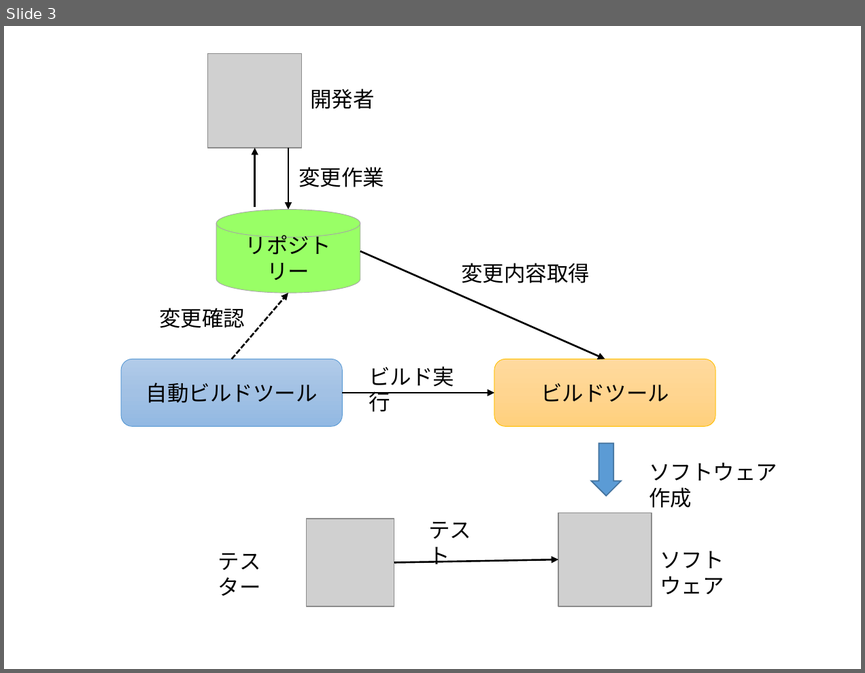
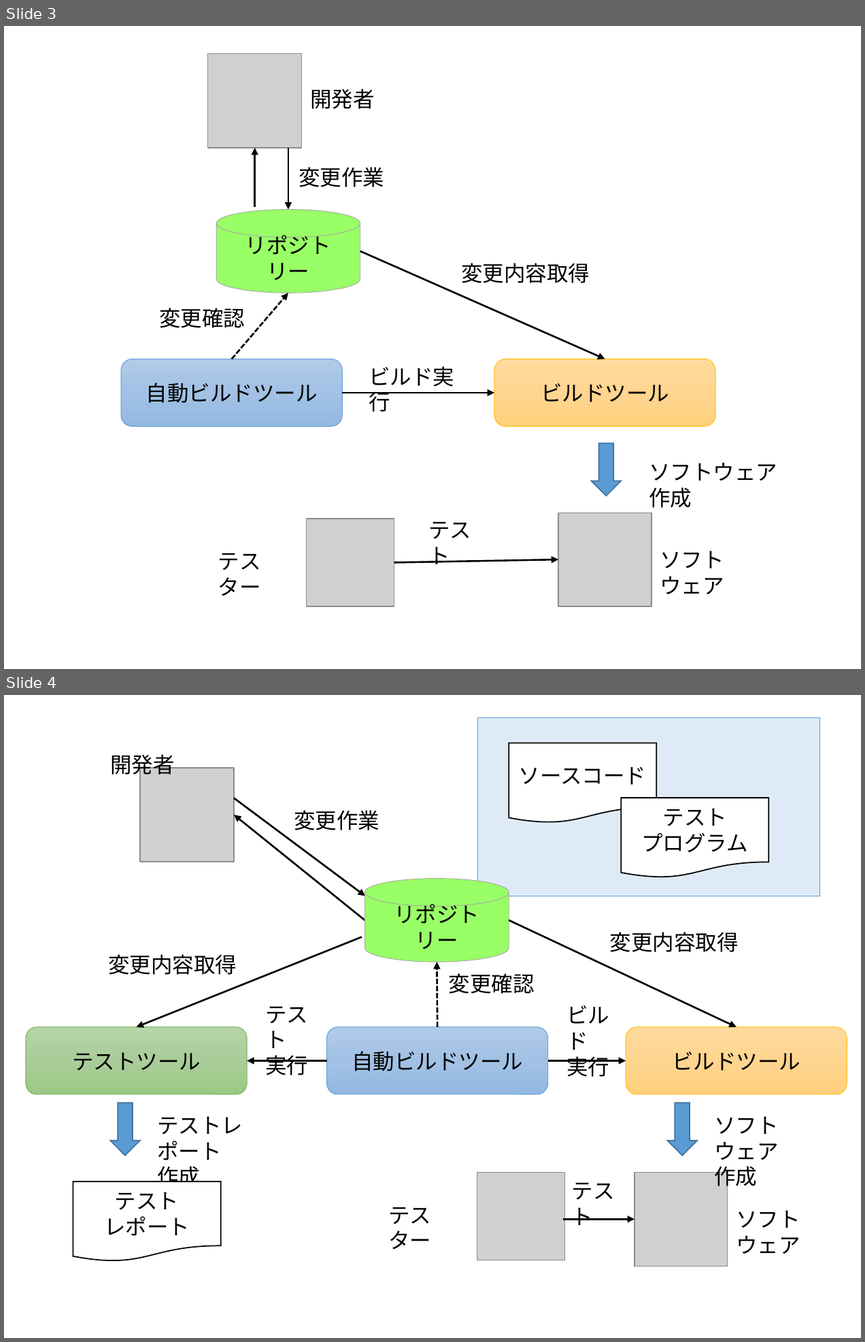
Before and after one commit to masaru-b-cl/introduction-to-vcs, a slide deck: pptx/chapter-7.pptx. Shown one above the other, each under a label of ours: slide 3 before the commit, slides 3 and 4 after it. The pictures are 865x673 and 865x1342 pixels, drawn with LibreOffice and Linux fonts; fonts in the diff are those of the drawing; grey boxes stand for pictures. Boxes give left, top, right and bottom in pixels: in the first picture for what was removed or moved away, otherwise in the second. Text is boxed around its words. In the diff, an @@ line names an element or a change of style, - is before the commit and + after.

```diff
--- a/pptx/chapter-7.pptx
+++ b/pptx/chapter-7.pptx
@@ slide 4 added at box(4, 695, 861, 1338), background #FFFFFF @@
@@ rectangle added at box(478, 718, 820, 896), fill #DEEBF7, outline #5B9BD5 0.5 pt @@
@@ text added at box(110, 754, 174, 779), 18 pt, text #000000 @@
+開発者
@@ flow chart document added at box(509, 743, 656, 823), fill #FFFFFF, outline #000000 1 pt, 18 pt, text #000000 @@
+ソースコード
@@ picture added at box(140, 768, 235, 862) @@
@@ arrow added from (234, 798) to (364, 896), #000000 1.5 pt @@
@@ arrow added from (364, 920) to (234, 815), #000000 1.5 pt @@
@@ text added at box(294, 810, 379, 830), 18 pt, text #000000 @@
+変更作業
@@ flow chart document added at box(621, 798, 768, 877), fill #FFFFFF, outline #000000 1 pt, 18 pt, text #000000 @@
+テスト
+プログラム
@@ cylinder added at box(364, 879, 509, 962), fill #99FF66, outline #A5A5A5 0.5 pt, 18 pt, text #000000 @@
+リポジトリー
@@ arrow added from (362, 936) to (136, 1027), #000000 1.5 pt @@
@@ arrow added from (509, 920) to (736, 1027), #000000 1.5 pt @@
@@ text added at box(610, 932, 738, 952), 18 pt, text #000000 @@
+変更内容取得
@@ text added at box(108, 954, 237, 974), 18 pt, text #000000 @@
+変更内容取得
@@ arrow added from (438, 1027) to (436, 962), #000000 1.5 pt dashed @@
@@ text added at box(449, 973, 534, 994), 18 pt, text #000000 @@
+変更確認
@@ text added at box(265, 1006, 308, 1075), 18 pt, text #000000 @@
+テスト
+実行
@@ text added at box(566, 1005, 609, 1076), 18 pt, text #000000 @@
+ビルド
+実行
@@ rounded rectangle added at box(26, 1027, 247, 1094), fill gradient #B5D5A7 to #AACE9A to #9CC987, outline #70AD47 0.5 pt, 18 pt, text #000000 @@
+テストツール
@@ rounded rectangle added at box(327, 1027, 548, 1094), fill gradient #B1CBE9 to #A3C1E5 to #93B9E4, outline #5B9BD5 0.5 pt, 18 pt, text #000000 @@
+自動ビルドツール
@@ rounded rectangle added at box(626, 1027, 847, 1094), fill gradient #FFDB9E to #FFD590 to #FFD07C, outline #FFC000 0.5 pt, 18 pt, text #000000 @@
+ビルドツール
@@ arrow added from (327, 1061) to (247, 1061), #000000 1.5 pt @@
@@ arrow added from (548, 1061) to (626, 1061), #000000 1.5 pt @@
@@ down arrow added at box(110, 1103, 140, 1155), fill #5B9BD5, outline #43739E 1 pt @@
@@ text added at box(157, 1116, 243, 1182), 18 pt, text #000000 @@
+テストレポート
+作成
@@ down arrow added at box(667, 1103, 697, 1155), fill #5B9BD5, outline #43739E 1 pt @@
@@ text added at box(714, 1116, 778, 1190), 18 pt, text #000000 @@
+ソフトウェア
+作成
@@ flow chart document added at box(73, 1181, 221, 1261), fill #FFFFFF, outline #000000 1 pt, 18 pt, text #000000 @@
+テスト
+レポート
@@ picture added at box(477, 1172, 564, 1259) @@
@@ text added at box(572, 1182, 615, 1225), 18 pt, text #000000 @@
+テスト
@@ picture added at box(634, 1172, 728, 1266) @@
@@ text added at box(388, 1206, 431, 1249), 18 pt, text #000000 @@
+テスター
@@ arrow added from (564, 1219) to (634, 1219), #000000 1.5 pt @@
@@ text added at box(736, 1210, 800, 1253), 18 pt, text #000000 @@
+ソフトウェア
```
Also in this commit, not shown: 2 other files.
